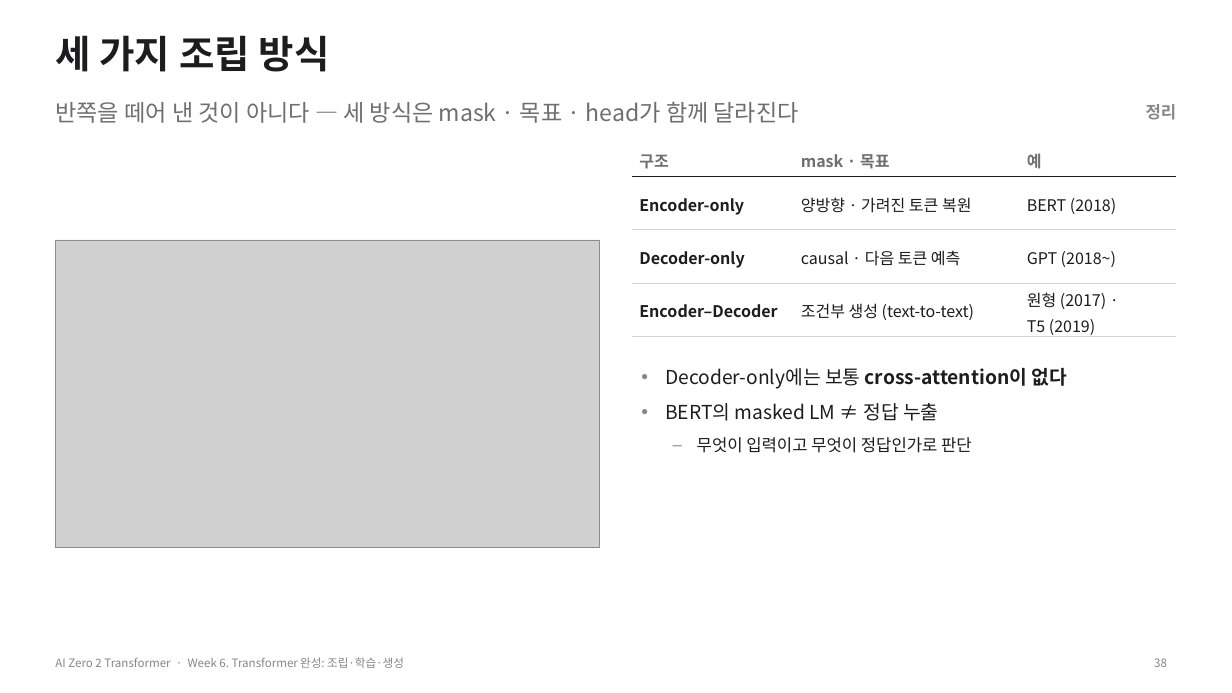
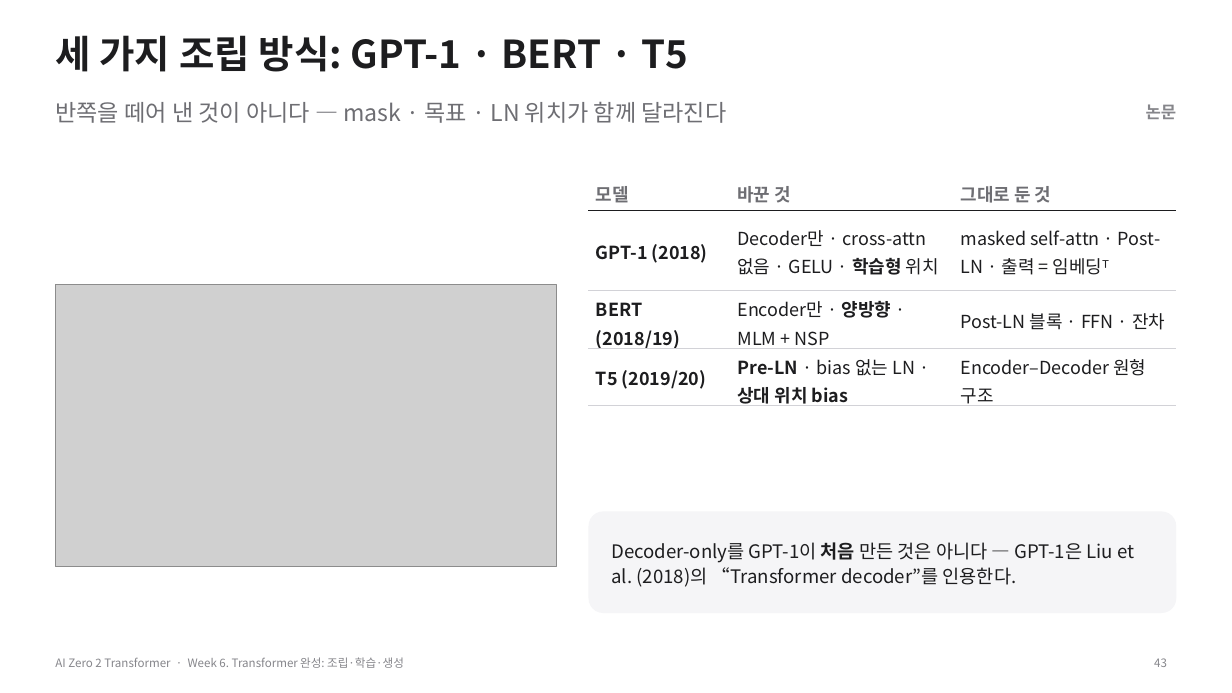
Before and after one commit to myunhh/AI-Zero-2-Transformers, a slide deck: slide 43 of lectures/week06_transformer_complete.pptx (slide 38 before the commit). Drawn at 1232x693 pixels with LibreOffice and Linux fonts; fonts in the diff are those of the drawing; grey boxes stand for pictures. Boxes give left, top, right and bottom in pixels: in the first picture for what was removed or moved away, otherwise in the second. Text is boxed around its words. In the diff, an @@ line names an element or a change of style, - is before the commit and + after.

```diff
--- a/lectures/week06_transformer_complete.pptx
+++ b/lectures/week06_transformer_complete.pptx
@@ title at (55, 35, 689, 72): text changed @@
-세 가지 조립 방식
+세 가지 조립 방식: GPT-1 · BERT · T5
@@ text at (55, 102, 727, 123): text changed @@
-반쪽을 떼어 낸 것이 아니다 — 세 방식은 mask · 목표 · head가 함께 달라진다
+반쪽을 떼어 낸 것이 아니다 — mask · 목표 · LN 위치가 함께 달라진다
@@ text at (1146, 104, 1177, 119): text changed @@
-정리
+논문
@@ table at (589, 175, 1176, 410) @@
-row 1: 구조 | mask · 목표 | 예
+row 1: 모델 | 바꾼 것 | 그대로 둔 것
-row 2: Encoder-only | 양방향 · 가려진 토큰 복원 | BERT (2018)
+row 2: GPT-1 (2018) | Decoder만 · cross-attn 없음 · GELU · 학습형 위치 | masked self-attn · Post-LN · 출력 = 임베딩ᵀ
-row 3: Decoder-only | causal · 다음 토큰 예측 | GPT (2018~)
+row 3: BERT (2018/19) | Encoder만 · 양방향 · MLM + NSP | Post-LN 블록 · FFN · 잔차
-row 4: Encoder–Decoder | 조건부 생성 (text-to-text) | 원형 (2017) · T5 (2019)
+row 4: T5 (2019/20) | Pre-LN · bias 없는 LN · 상대 위치 bias | Encoder–Decoder 원형 구조
@@ table: place and size @@
-table at (632, 142, 1177, 339)
+table at (589, 175, 1176, 410)
@@ picture: place and size @@
-picture at (55, 240, 600, 547)
+picture at (55, 285, 556, 567)
@@ text removed at (665, 368, 1067, 453) @@
-• Decoder-only에는 보통 cross-attention이 없다
-• BERT의 masked LM ≠ 정답 누출
-– 무엇이 입력이고 무엇이 정답인가로 판단
@@ rounded rectangle added at (589, 512, 1177, 614), fill #F5F5F7, 14.5 pt, text #1D1D1F @@
+Decoder-only를 GPT-1이 처음 만든 것은 아니다 — GPT-1은 Liu et al. (2018)의 “Transformer decoder”를 인용한다.
@@ page number at (1154, 658, 1167, 667): text changed @@
-38
+43
```
Also in this commit, not shown: 27 other slides changed, 24 slides added, 18 slides removed, 11 other files.
